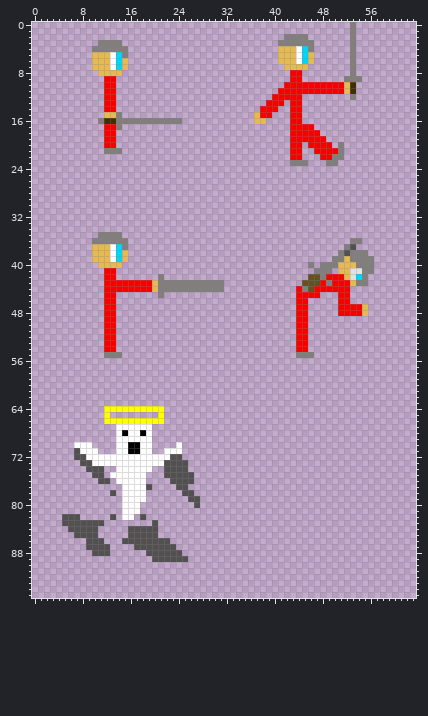
Edited in one commit: sprite sheet (assets/images/hero.png). Above: the version before the commit.
The file is 64x96 pixels.
The same view after the edit:
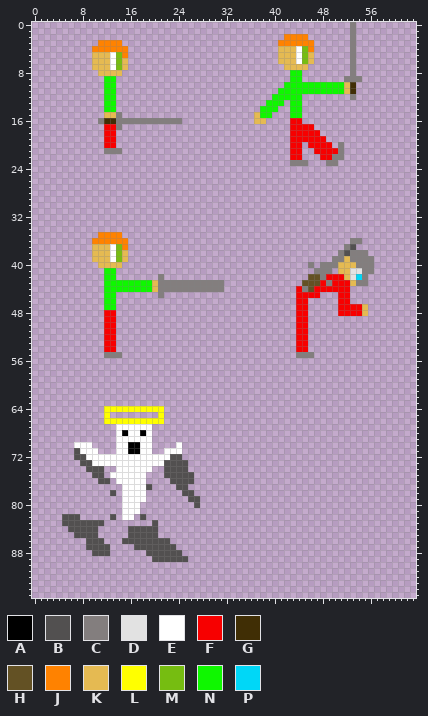
Palette (. is transparent): A #000000  B #525050  C #837e7e  D #e2e2e2  E #ffffff  F #f70000  G #402e05  H #635124  J #ff8200  K #e5ba52  L #ffff00  M #76bd11  N #0ff700  P #00d7f7
The edit:
{"y":2,"x":42,"old":"CCCC","new":"JJJJ"}
{"y":3,"x":11,"old":"CCCC","new":"JJJJ"}
{"y":3,"x":41,"old":"CCCCCC","new":"JJJJJJ"}
{"y":4,"x":10,"old":"CCCCCC","new":"JJJJJJ"}
{"y":4,"x":45,"old":"PC","new":"MJ"}
{"y":5,"x":14,"old":"PC","new":"MJ"}
{"y":5,"x":45,"old":"P","new":"M"}
{"y":6,"x":14,"old":"P","new":"M"}
{"y":6,"x":45,"old":"P","new":"M"}
{"y":7,"x":14,"old":"P","new":"M"}
{"y":8,"x":43,"old":"FF","new":"NN"}
{"y":9,"x":12,"old":"FF","new":"NN"}
{"y":9,"x":43,"old":"FF","new":"NN"}
{"y":10,"x":12,"old":"FF","new":"NN"}
{"y":10,"x":42,"old":"FFFFFFFFFF","new":"NNNNNNNNNN"}
{"y":11,"x":12,"old":"FF","new":"NN"}
{"y":11,"x":41,"old":"FFFFFFFFFFF","new":"NNNNNNNNNNN"}
{"y":12,"x":12,"old":"FF","new":"NN"}
{"y":12,"x":40,"old":"FFFFF","new":"NNNNN"}
{"y":13,"x":12,"old":"FF","new":"NN"}
{"y":13,"x":39,"old":"FFF","new":"NNN"}
{"y":13,"x":43,"old":"FF","new":"NN"}
{"y":14,"x":12,"old":"FF","new":"NN"}
{"y":14,"x":38,"old":"FFF","new":"NNN"}
{"y":14,"x":43,"old":"FF","new":"NN"}
{"y":15,"x":38,"old":"FF","new":"NN"}
{"y":15,"x":43,"old":"FF","new":"NN"}
{"y":35,"x":11,"old":"CCCC","new":"JJJJ"}
{"y":36,"x":10,"old":"CCCCCC","new":"JJJJJJ"}
{"y":37,"x":14,"old":"PC","new":"MJ"}
{"y":38,"x":14,"old":"P","new":"M"}
{"y":39,"x":14,"old":"P","new":"M"}
{"y":41,"x":12,"old":"FF","new":"NN"}
{"y":42,"x":12,"old":"FF","new":"NN"}
{"y":43,"x":12,"old":"FFFFFFFF","new":"NNNNNNNN"}
{"y":44,"x":12,"old":"FFFFFFFF","new":"NNNNNNNN"}
{"y":45,"x":12,"old":"FF","new":"NN"}
{"y":46,"x":12,"old":"FF","new":"NN"}
{"y":47,"x":12,"old":"FF","new":"NN"}
{"label":"changed","picture_box":[260,34,344,118]}
{"label":"changed","picture_box":[92,40,128,112]}
{"label":"changed","picture_box":[92,232,152,310]}
